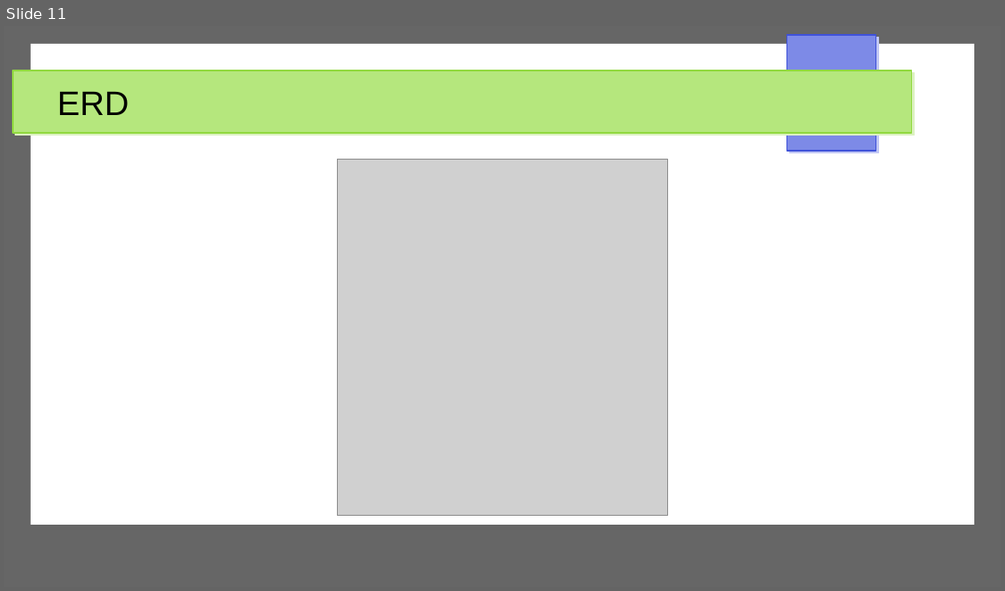
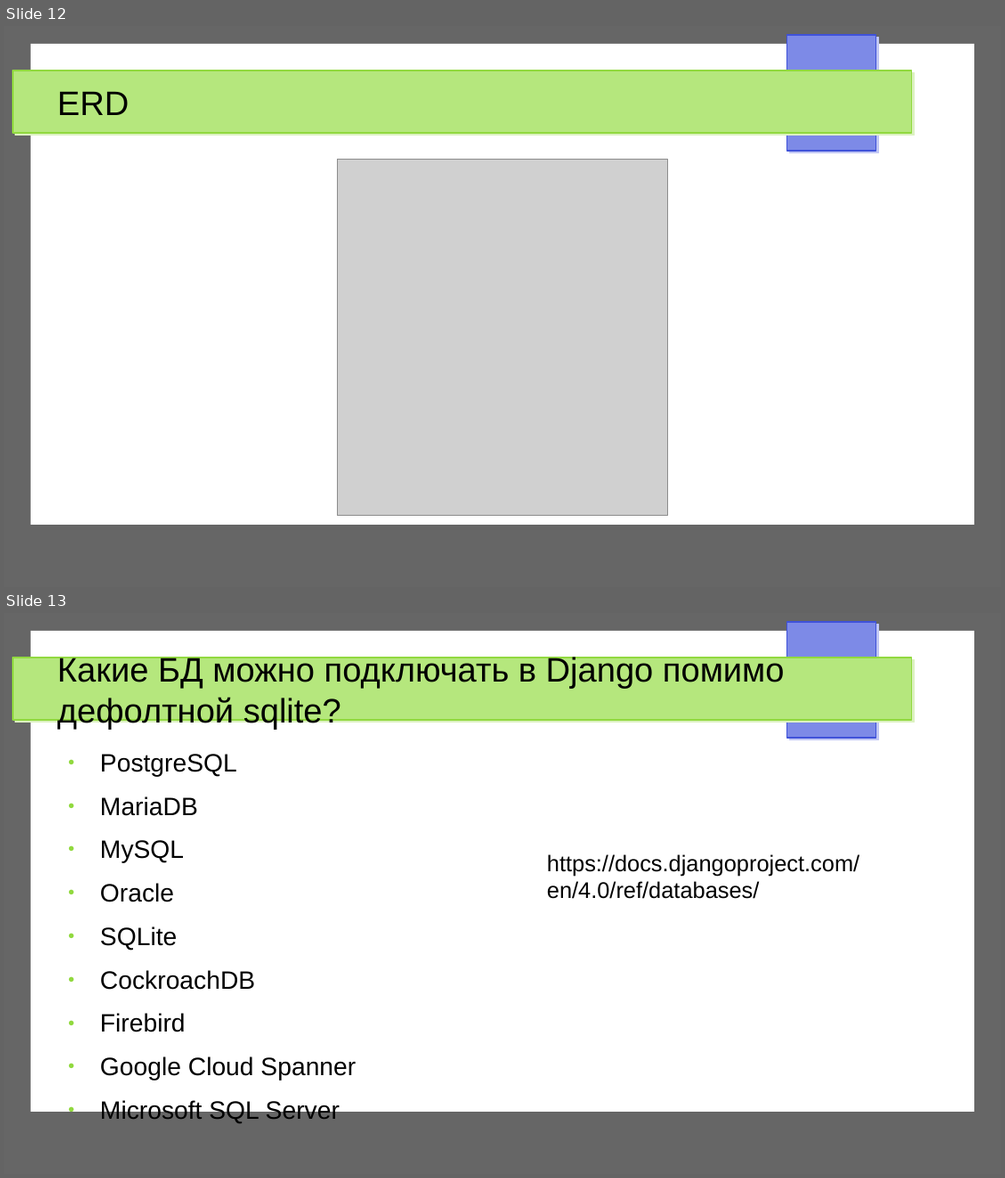
Before and after one commit to trnkv/django__my_tutorial, a slide deck: description.odp. Shown one above the other, each under a label of ours: slide 11 before the commit, slides 12 and 13 after it. The pictures are 1005x591 and 1005x1178 pixels, drawn with LibreOffice and Linux fonts; fonts in the diff are those of the drawing; grey boxes stand for pictures. Boxes give left, top, right and bottom in pixels: in the first picture for what was removed or moved away, otherwise in the second. Text is boxed around its words. In the diff, an @@ line names an element or a change of style, - is before the commit and + after.

```diff
--- a/description.odp
+++ b/description.odp
@@ slide 13 added at box(4, 613, 1001, 1174), background #FFFFFF; not listed: 4 template elements that a slide beside it also shows @@
@@ title added at box(57, 655, 785, 730), 27 pt, text #000000 @@
+Какие БД можно подключать в Django помимо дефолтной sqlite?
@@ text added at box(100, 754, 356, 1119), 20 pt, text #000000 @@
+● PostgreSQL
+● MariaDB
+● MySQL
+● Oracle
+● SQLite
+● CockroachDB
+● Firebird
+● Google Cloud Spanner
+● Microsoft SQL Server
@@ text added at box(547, 854, 859, 899), 18 pt, text #000000 @@
+https://docs.djangoproject.com/en/4.0/ref/databases/
@@ what was slide 11 is now slide 12 @@
```
Also in this commit, not shown: 15 slides changed, 5 other slides added, 4 other files.
